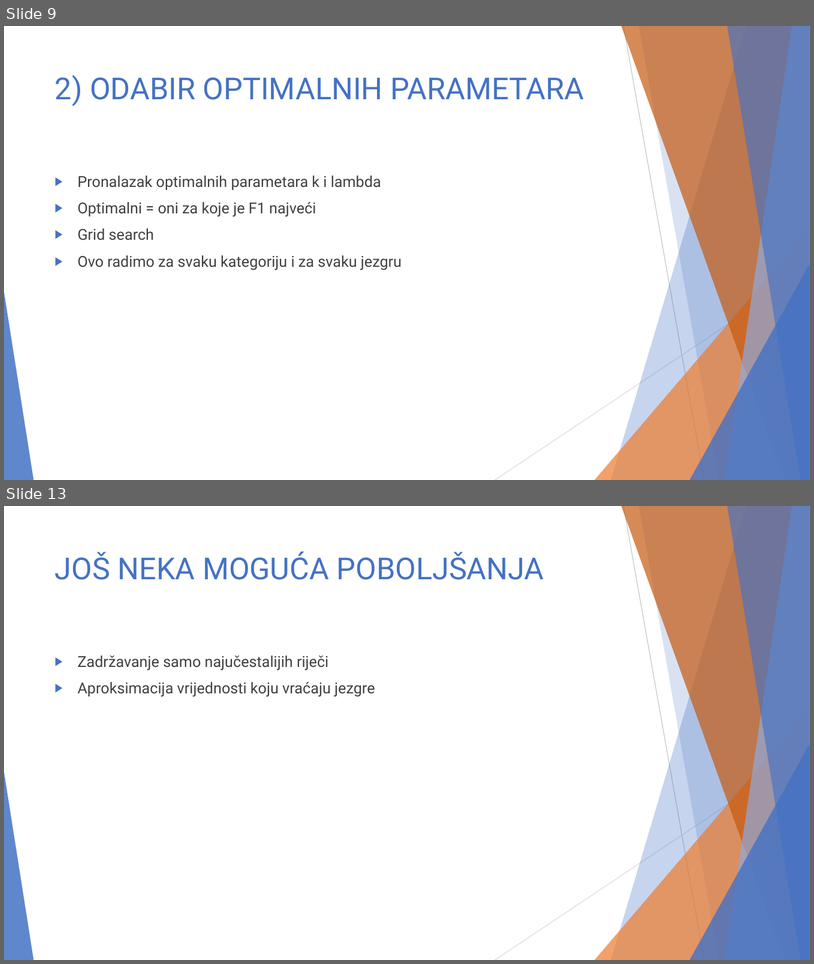
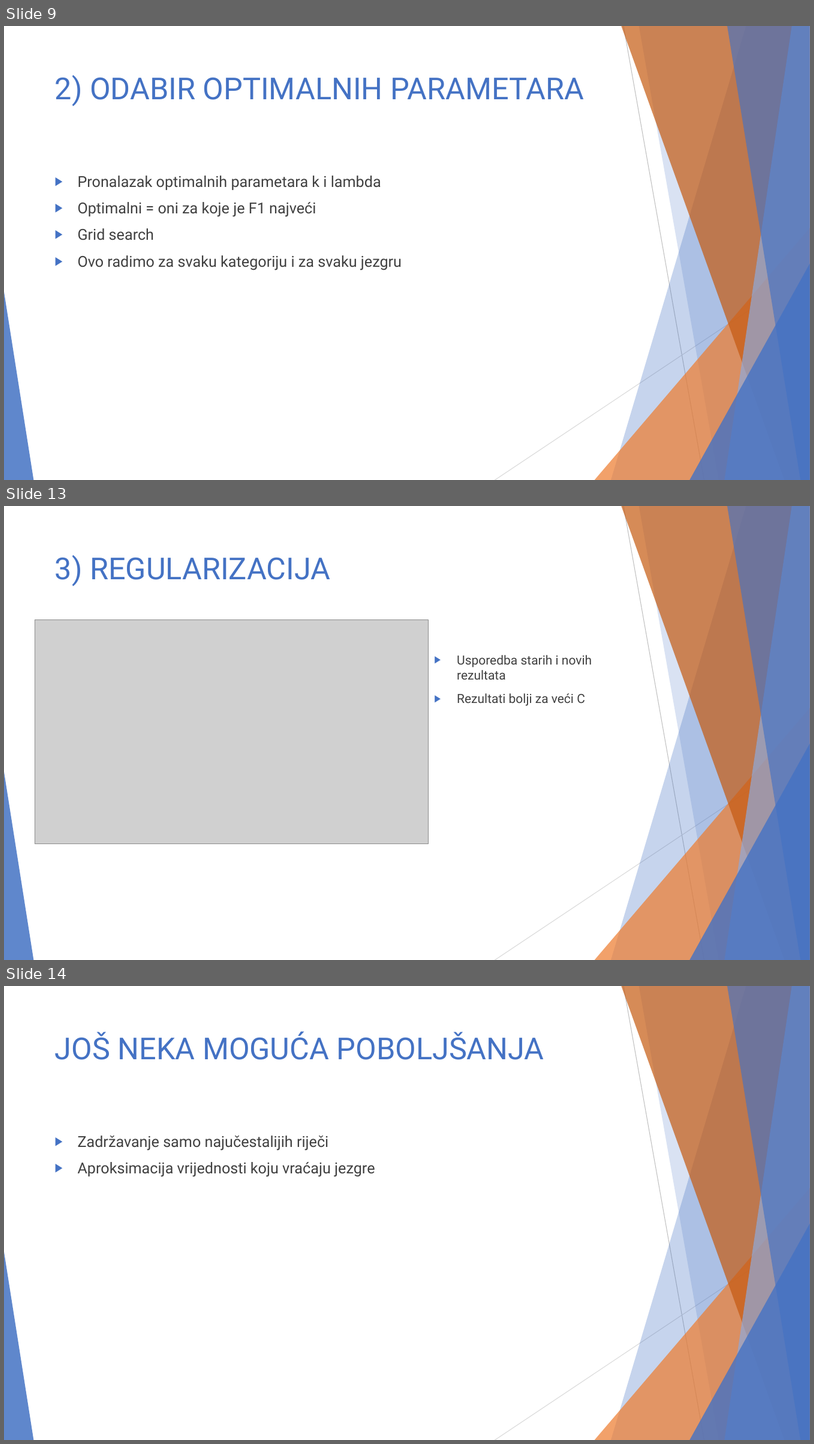
Before and after one commit to majajuric/UUZOP-Text-Classification-using-String-Kernels, a slide deck: UZOP_prezentacija.pptx. Shown one above the other, each under a label of ours: slides 9 and 13 before the commit, slides 9, 13 and 14 after it; the slides between them are not shown. The pictures are 814x964 and 814x1444 pixels, drawn with LibreOffice and Linux fonts; fonts in the diff are those of the drawing; grey boxes stand for pictures. Boxes give left, top, right and bottom in pixels: in the first picture for what was removed or moved away, otherwise in the second. Text is boxed around its words. In the diff, an @@ line names an element or a change of style, - is before the commit and + after.

```diff
--- a/UZOP_prezentacija.pptx
+++ b/UZOP_prezentacija.pptx
@@ slide 13 added at [4,506,810,960], background #FFFFFF; not listed: 10 template elements that a slide beside it also shows @@
@@ title added at [55,555,330,586], 36 pt, text #4472C4 @@
+3) REGULARIZACIJA
@@ picture added at [35,620,429,844] @@
@@ text added at [457,655,592,706], 15 pt, text #404040 @@
+▶ Usporedba starih i novih rezultata
+▶ Rezultati bolji za veći C
@@ what was slide 13 is now slide 14 @@
```
Also in this commit, not shown: 2 slides changed, 1 other slide added, 1 slide removed.
